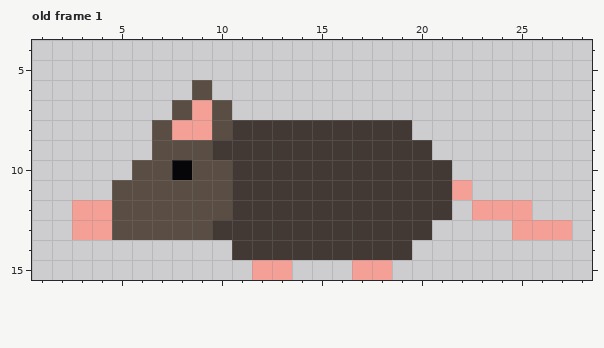
Two states of a pixel-art file, assets/Textures/sprites/rat.ase. The first picture shows the starting point.
32x16 pixels, 1 frame. Shown: old frame 1: x 1..28, y 4..15. The commit also changed other frames, which this record leaves out.
After:
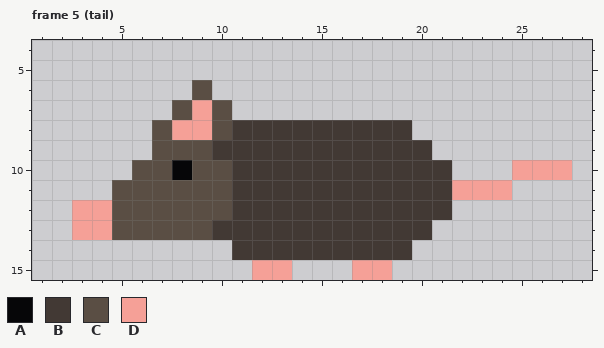
Palette (. is transparent): A #060608  B #423934  C #5a4e44  D #f5a097
A new or re-ordered frame is compared with the old frame closest to it.
What changed:
frames 1 -> 19
layer "Layer 2 Copy" added
Frame 5 (tail) is new; against old frame 1, layers "Layer 2 Copy", "Layer 2":
y 10: x 25..27 ... -> DDD
y 11: x 23..24 .. -> DD
y 12: x 23..25 DDD -> ...
y 13: x 25..27 DDD -> ...
Changed places in both pictures, as pixel boxes (x1, y1, x2, y2):
changed: (472, 160, 572, 240)
